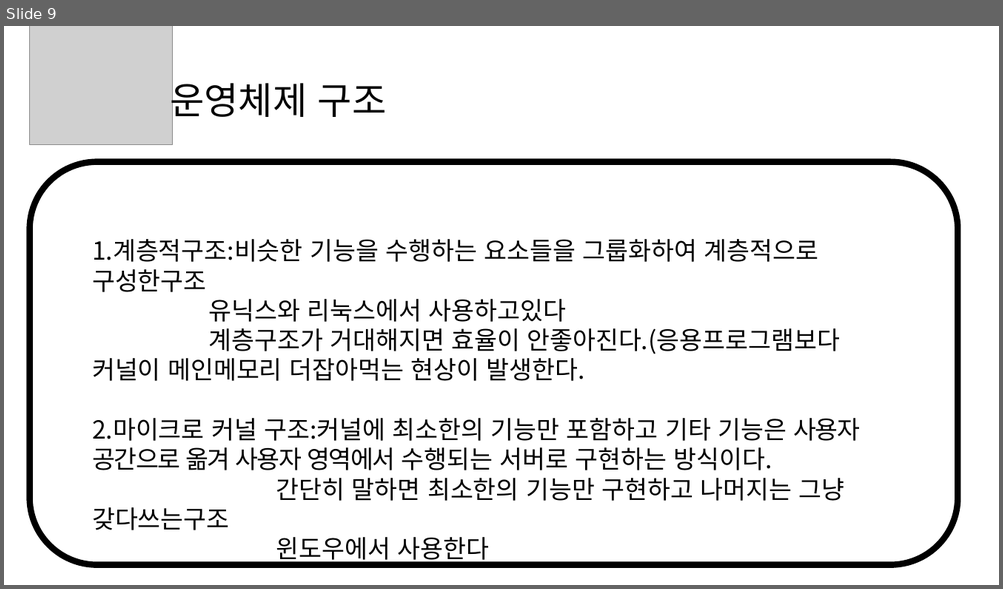
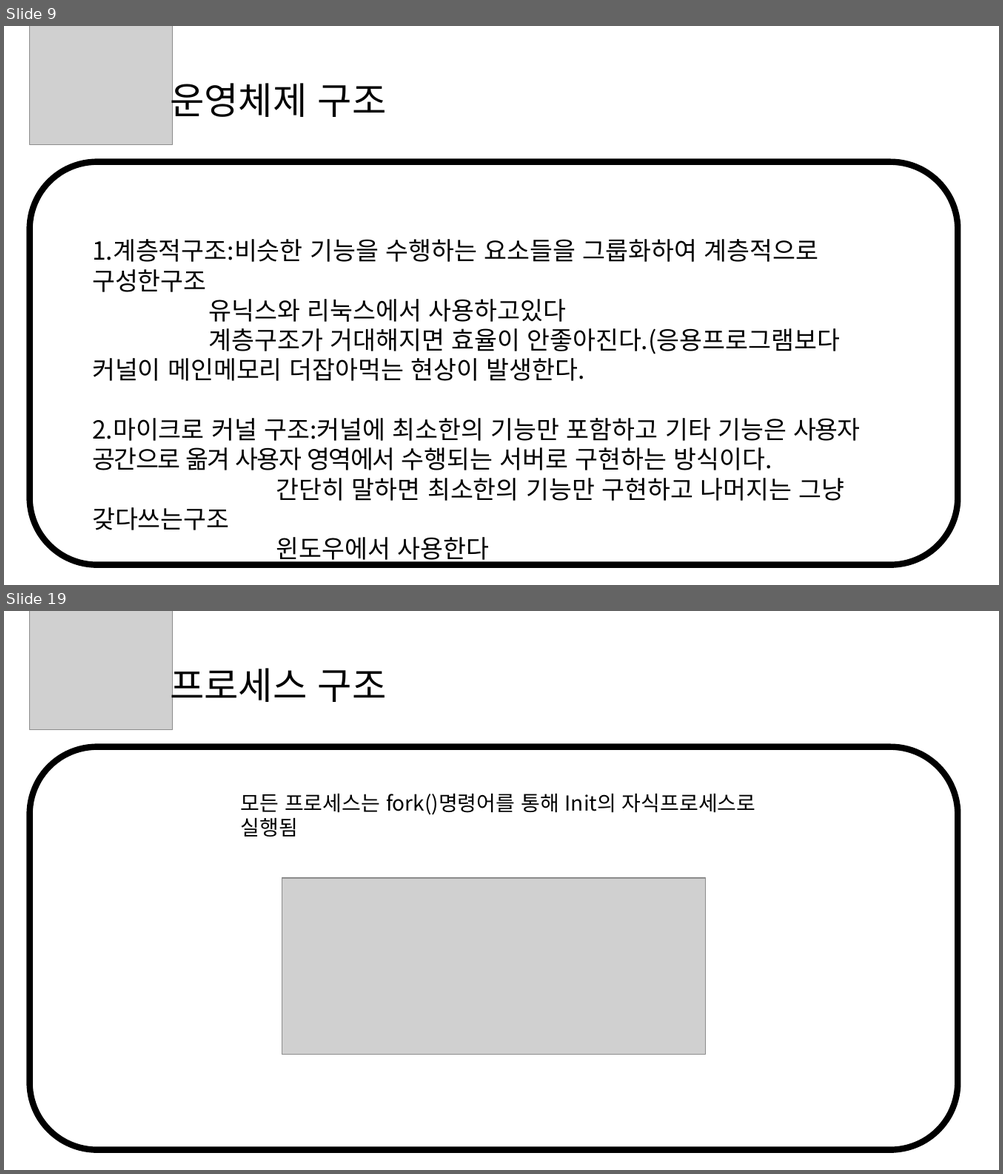
Before and after one commit to lukawitch/dailyblog, a slide deck: 전공/운영체제.pptx. Shown one above the other, each under a label of ours: slide 9 before the commit, slides 9 and 19 after it; the slides between them are not shown. The pictures are 1003x589 and 1003x1174 pixels, drawn with LibreOffice and Linux fonts; fonts in the diff are those of the drawing; grey boxes stand for pictures. Boxes give left, top, right and bottom in pixels: in the first picture for what was removed or moved away, otherwise in the second. Text is boxed around its words. In the diff, an @@ line names an element or a change of style, - is before the commit and + after.

```diff
--- a/전공/운영체제.pptx
+++ b/전공/운영체제.pptx
@@ slide 19 added at <box>4,611,999,1170</box>, background #FFFFFF @@
@@ picture added at <box>29,611,173,729</box> @@
@@ text added at <box>170,661,387,709</box>, 36 pt, text #000000 @@
+프로세스 구조
@@ rounded rectangle added at <box>29,747,958,1150</box>, outline #000000 6 pt @@
@@ text added at <box>241,793,756,837</box>, 20 pt, text #000000 @@
+모든 프로세스는 fork()명령어를 통해 Init의 자식프로세스로 실행됨
@@ picture added at <box>282,878,706,1055</box> @@
```
Also in this commit, not shown: 18 other slides added, 1 other file.
